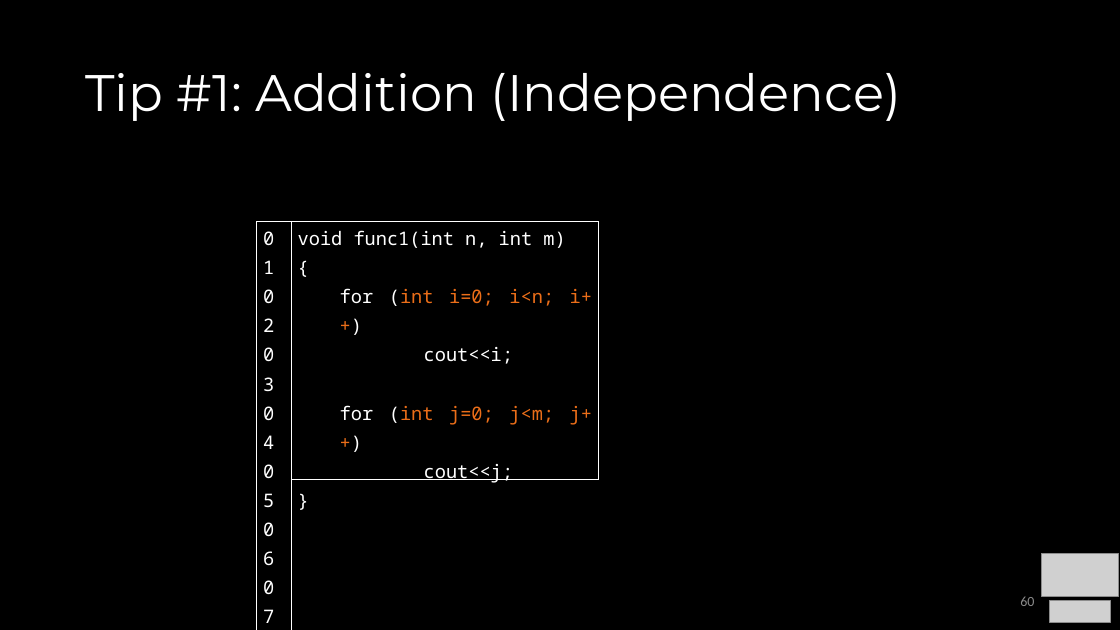
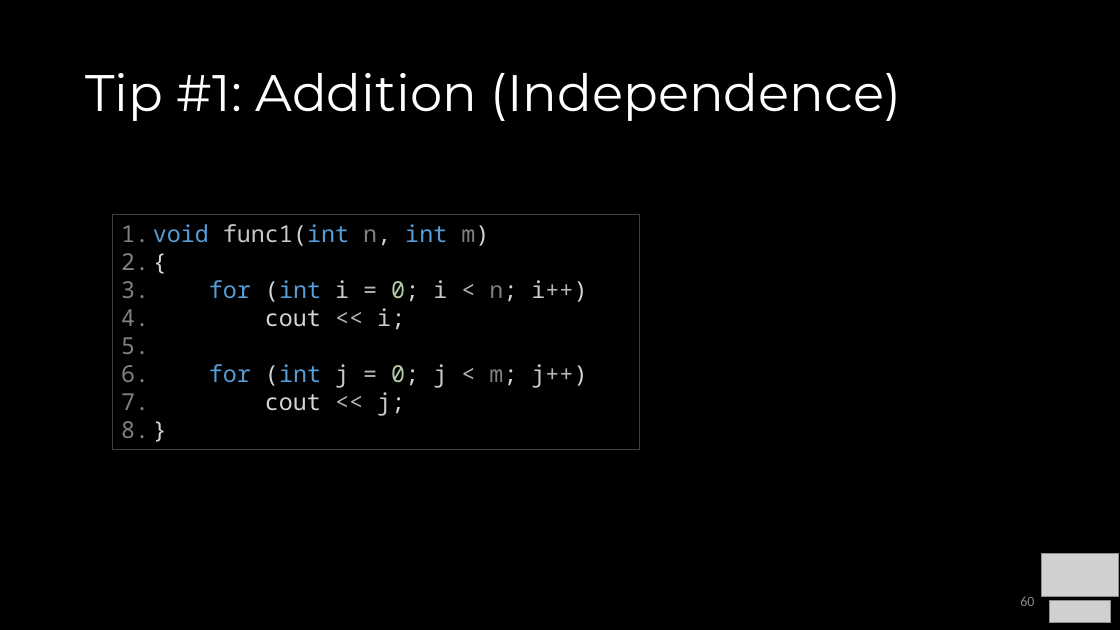
Before and after one commit to COP3530/Instructional-Content, a slide deck: slide 60 of Slides/Slides-PPT/1 - Algorithmic Analysis.pptx. Drawn at 1120x630 pixels with LibreOffice and Linux fonts; fonts in the diff are those of the drawing; grey boxes stand for pictures. Boxes give left, top, right and bottom in pixels: in the first picture for what was removed or moved away, otherwise in the second. Text is boxed around its words. In the diff, an @@ line names an element or a change of style, - is before the commit and + after.

```diff
--- a/Slides/Slides-PPT/1 - Algorithmic Analysis.pptx
+++ b/Slides/Slides-PPT/1 - Algorithmic Analysis.pptx
@@ rectangle added at <box>113,215,639,450</box>, outline #404040 0.75 pt, 20 pt, text #D4D4D4 @@
+1. void func1(int n, int m)
+2. {
+3. for (int i = 0; i < n; i++)
+4. cout << i;
+5. for (int j = 0; j < m; j++)
+6. cout << j;
+7. }
@@ table removed at <box>257,222,292,452</box>, 1 rows, 1 columns @@
-01 / 02 / 03 / 04 / 05 / 06 / 07 / 08 / 09
@@ table removed at <box>292,222,599,487</box>, 1 rows, 1 columns @@
-void func1(int n, int m) / { / for (int i=0; i<n; i++) / cout<<i; / for (int j=0; j<m; j++) / cout<<j; / }
@@ text removed at <box>289,259,602,309</box> @@
-https://www.loom.com/share/336adfe079264fdfaf32726b45eec8cf
```
Also in this commit, not shown: 11 other slides changed, 1 other file.
